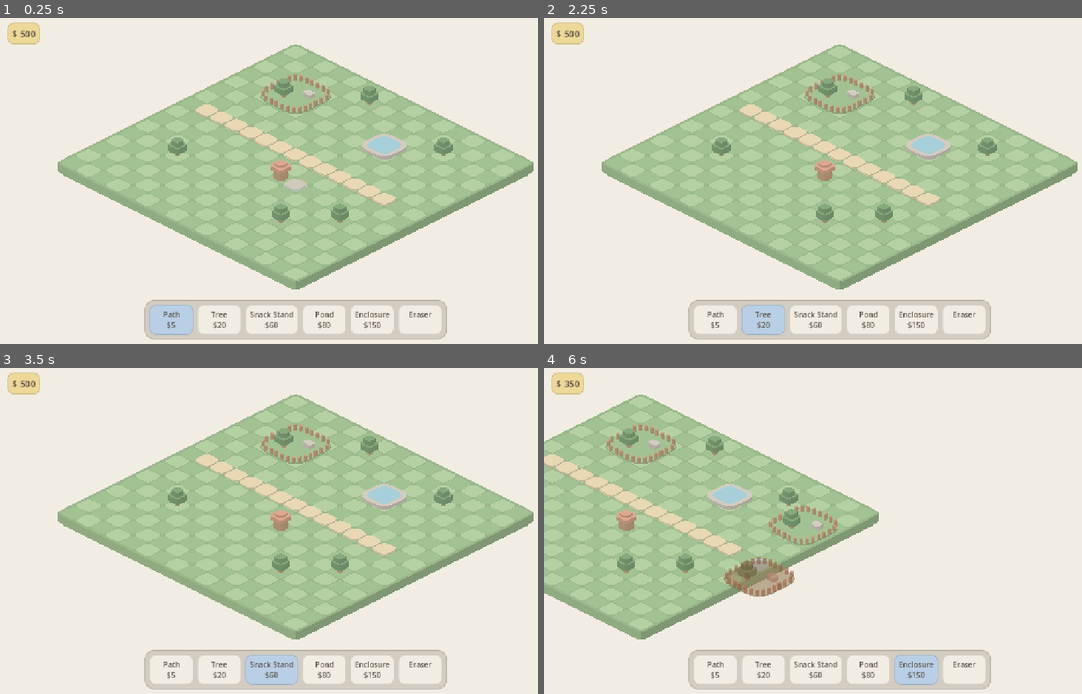
Above: before the commit, frames 1-4 (two rows, left to right).
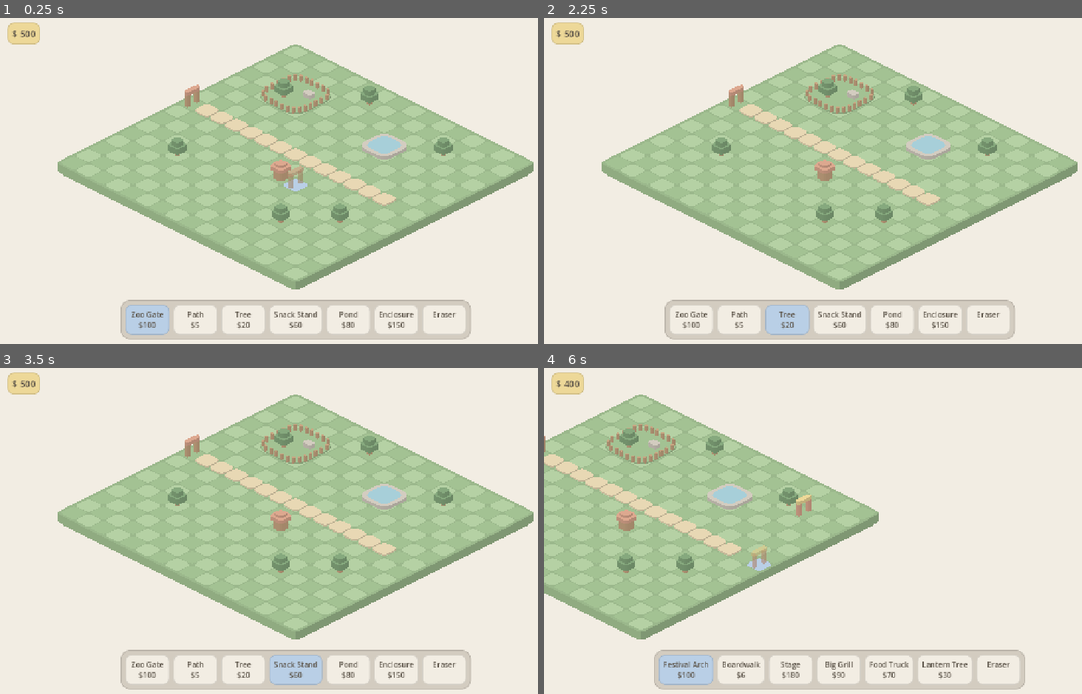
Above: after the commit, the same moments.

Repository: MKrabs/pocket-parks
Game: Godot game, scene res://main.tscn
The game is run twice, just before and just after one commit, with the same random seed, the same clock (stepped at 60 frames per second) and the same inputs.
Inputs (mouse positions are in pixels of both pictures, inside the frame that each line leads up to):
- Up to frame 1 (0.25 s): no input
- Up to frame 2 (2.25 s): click "Path $5" at 0.5 s; click (689, 321) at 1.25 s, where only the run after the commit has a clickable "Zoo Gate $100"; click "Tree $20" at 2 s
- Up to frame 3 (3.5 s): click "Snack Stand $60" at 2.75 s
- Up to frame 4 (6 s): click "Pond $80" at 3.5 s; click "Enclosure $150" at 4.25 s; tap Enter at 5 s; move the mouse to (969, 514) at 5.02 s; hold D 5.03-5.75 s; tap T at 5.1 s; click (969, 514) at 5.17 s; drag from (721, 547) to (807, 596) at 5.77 s

The runs differ from the first frame. In frame 1, 3.2% of the frame differs, in the area x 22-88%, y 20-99%; in frame 2, 3.0%; in frame 3, 3.0%; in frame 4, 5.3%, in the area x 0-90%, y 3-99%.

Commit message:
P1: themes as data: building roles, zoo + festival packs, T toggles theme
Co-Authored-By: Claude Opus 5.5 <noreply@anthropic.com>

Diff:
--- a/main.gd
+++ b/main.gd
@@ -2,15 +2,25 @@
 # Entry point. Build child nodes in code here; keep main.tscn as the only scene file.
 
 const SEED := [
-	["enclosure", Vector2i(2, 2)], ["pond", Vector2i(9, 3)], ["snack_stand", Vector2i(8, 9)],
+	["zoo_gate", Vector2i(0, 7)], ["enclosure", Vector2i(2, 2)], ["pond", Vector2i(9, 3)], ["snack_stand", Vector2i(8, 9)],
 	["tree", Vector2i(12, 2)], ["tree", Vector2i(13, 10)], ["tree", Vector2i(3, 11)],
 	["tree", Vector2i(11, 12)], ["tree", Vector2i(6, 1)],
 ]
+
+var bar := BuildBar.new()
+
+## T swaps the active theme; the build bar follows, placed buildings stay.
+func _unhandled_key_input(event: InputEvent) -> void:
+	var k := event as InputEventKey
+	if k.pressed and not k.echo and k.physical_keycode == KEY_T:
+		Buildings.use("festival" if Buildings.active == "zoo" else "zoo")
+		bar.fill()
 
 func _ready() -> void:
 	var grid := GridView.new()
 	add_child(grid)
 	var zoo := ZooView.new()
+	zoo.map.money = 1 << 30  # seed without running out
 	for s in SEED:
 		zoo.map.place(s[0], s[1])
 	for x in range(1, 14):
@@ -20,7 +30,6 @@
 	grid.cell_hovered.connect(zoo.on_hover)
 	grid.cell_clicked.connect(zoo.on_click)
 
-	var bar := BuildBar.new()
 	bar.picked.connect(zoo.select)
 	zoo.money_changed.connect(bar.set_money)
 	add_child(bar)
--- a/scripts/build_bar.gd
+++ b/scripts/build_bar.gd
@@ -7,6 +7,7 @@
 const RADIUS := 14
 
 var money_label := Label.new()
+var row := HBoxContainer.new()
 
 static func box(c: Color, radius: int = RADIUS) -> StyleBoxFlat:
 	var s := StyleBoxFlat.new()
@@ -29,18 +30,26 @@
 
 	var bar := PanelContainer.new()
 	bar.add_theme_stylebox_override("panel", box(Palette.STONE, 20))
-	var row := HBoxContainer.new()
 	row.add_theme_constant_override("separation", 8)
 	bar.add_child(row)
+	add_child(bar)
+	bar.grow_horizontal = Control.GROW_DIRECTION_BOTH
+	bar.grow_vertical = Control.GROW_DIRECTION_BEGIN
+	fill()
+
+## (Re)build the buttons for the active theme and select the first one.
+func fill() -> void:
+	for c in row.get_children():
+		row.remove_child(c)
+		c.queue_free()
 	var group := ButtonGroup.new()
-	for id: String in Buildings.CATALOG:
-		var b: Dictionary = Buildings.CATALOG[id]
+	for id: String in Buildings.ids():
+		var b: Dictionary = Buildings.get_def(id)
 		row.add_child(button("%s\n$%d" % [b["name"], b["cost"]], id, group))
 	row.add_child(button("Eraser\n ", "", group))
-	add_child(bar)
+	var bar := row.get_parent() as Control
+	bar.reset_size()
 	bar.set_anchors_and_offsets_preset(Control.PRESET_CENTER_BOTTOM, Control.PRESET_MODE_MINSIZE, 16)
-	bar.grow_horizontal = Control.GROW_DIRECTION_BOTH
-	bar.grow_vertical = Control.GROW_DIRECTION_BEGIN
 	(row.get_child(0) as Button).button_pressed = true
 
 func button(text: String, id: String, group: ButtonGroup) -> Button:
--- a/scripts/building_view.gd
+++ b/scripts/building_view.gd
@@ -8,7 +8,7 @@
 	id = building_id
 
 func _draw() -> void:
-	var b: Dictionary = Buildings.CATALOG[id]
+	var b: Dictionary = Buildings.get_def(id)
 	var fp: Vector2i = b["footprint"]
 	var mid := Vector2(fp.x - 1, fp.y - 1) * 0.5  # footprint centre in grid coords
 	for p in b["parts"]:
--- a/scripts/buildings.gd
+++ b/scripts/buildings.gd
@@ -1,30 +1,48 @@
 class_name Buildings
-# Sample building catalog. Each entry: name, footprint (tiles), cost, parts.
+# Building lookup over the theme packs (scripts/themes/*.gd). Each entry: name, role, footprint (tiles),
+# cost, parts, plus appeal (attraction, decor), capacity (attraction), price (shop).
 # A part is one extruded squircle block: at/half in tiles (relative to the footprint centre),
 # h = height px, z = lift px, color. Parts are drawn in list order (back to front).
+# Ids are unique across themes, so get_def finds a building from any theme.
 
-static var CATALOG: Dictionary = {
-	"path": {"name": "Path", "footprint": Vector2i(1, 1), "cost": 5,
-		"parts": [part(Vector2.ZERO, Vector2(0.46, 0.46), 3, Palette.SAND)]},
-	"tree": {"name": "Tree", "footprint": Vector2i(1, 1), "cost": 20,
-		"parts": tree(Vector2.ZERO)},
-	"snack_stand": {"name": "Snack Stand", "footprint": Vector2i(1, 1), "cost": 60,
-		"parts": [
-			part(Vector2.ZERO, Vector2(0.3, 0.3), 20, Palette.WOOD),
-			part(Vector2.ZERO, Vector2(0.42, 0.42), 7, Palette.CLAY, 20),
-			part(Vector2.ZERO, Vector2(0.24, 0.24), 5, Palette.CLAY, 27),
-		]},
-	"pond": {"name": "Pond", "footprint": Vector2i(2, 2), "cost": 80,
-		"parts": [
-			part(Vector2.ZERO, Vector2(0.92, 0.92), 7, Palette.STONE),
-			part(Vector2.ZERO, Vector2(0.7, 0.7), 0, Palette.WATER, 7),
-		]},
-	"enclosure": {"name": "Enclosure", "footprint": Vector2i(3, 3), "cost": 150,
-		"parts": enclosure()},
-}
+const ROLES := ["entrance", "path", "attraction", "shop", "decor"]
+
+static var active := "zoo"
+static var _themes: Dictionary = {}  # theme id -> {building id -> def}, filled on first use
+
+static func themes() -> Dictionary:
+	if _themes.is_empty():
+		_themes = {"zoo": ZooTheme.catalog(), "festival": FestivalTheme.catalog()}
+	return _themes
+
+static func use(theme_id: String) -> void:
+	assert(themes().has(theme_id), "unknown theme " + theme_id)
+	active = theme_id
+
+## Definition for any building id, searching every theme. {} if unknown.
+static func get_def(id: String) -> Dictionary:
+	for t: Dictionary in themes().values():
+		if t.has(id):
+			return t[id]
+	return {}
+
+## Building ids of the active theme, in catalog order.
+static func ids() -> Array:
+	return themes()[active].keys()
+
+static func ids_with_role(role: String) -> Array:
+	return ids().filter(func(id: String) -> bool: return themes()[active][id]["role"] == role)
 
 static func part(at: Vector2, half: Vector2, h: float, color: Color, z := 0.0) -> Dictionary:
 	return {"at": at, "half": half, "h": h, "z": z, "color": color}
+
+## Entrance arch on a 1x1 tile: two posts along y and a top beam, so a path along x runs through it.
+static func arch(post: Color, top: Color) -> Array:
+	return [
+		part(Vector2(0, -0.32), Vector2(0.1, 0.1), 26, post),
+		part(Vector2(0, 0.32), Vector2(0.1, 0.1), 26, post),
+		part(Vector2.ZERO, Vector2(0.14, 0.46), 7, top, 26),
+	]
 
 static func tree(at: Vector2) -> Array:
 	return [
@@ -32,30 +50,3 @@
 		part(at, Vector2(0.36, 0.36), 12, Palette.MOSS, 12),
 		part(at, Vector2(0.24, 0.24), 10, Palette.MOSS, 24),
 	]
-
-static func enclosure() -> Array:
-	# Fence posts on a squircle ring, plus rock and tree inside, depth-sorted by u+v.
-	var items: Array = []  # [depth, parts]
-	# Sample the ring densely, then drop a post every `gap` of arc length so they don't bunch at corners.
-	var ring := Squircle.points(Vector2.ZERO, Vector2(1.32, 1.32), 4.0, 2000)
-	var seg := PackedFloat32Array()
-	var total := 0.0
-	for i in ring.size():
-		seg.append(IsoGrid.project(ring[i]).distance_to(IsoGrid.project(ring[i - 1])))
-		total += seg[i]
-	var gap := total / roundf(total / 13.0)  # ~13 screen px between posts, evenly divided
-	var walked := gap
-	for i in ring.size():
-		walked += seg[i]
-		if walked >= gap:
-			walked -= gap
-			var p := ring[i]
-			items.append([p.x + p.y, [part(p, Vector2(0.07, 0.07), 12, Palette.WOOD)]])
-	var rock := Vector2(0.45, -0.45)
-	items.append([0.0, [part(rock, Vector2(0.26, 0.2), 9, Palette.STONE)]])
-	items.append([0.01, tree(Vector2(-0.4, 0.4))])
-	items.sort_custom(func(a: Array, b: Array) -> bool: return a[0] < b[0])
-	var out: Array = [part(Vector2.ZERO, Vector2(1.42, 1.42), 3, Palette.GRASS_DARK)]
-	for it in items:
-		out.append_array(it[1])
-	return out
--- /dev/null
+++ b/scripts/themes/festival.gd
@@ -0,0 +1,43 @@
+class_name FestivalTheme
+# Food festival theme pack: tiny, only here to prove themes swap.
+
+static func catalog() -> Dictionary:
+	return {
+		"fest_arch": {"name": "Festival Arch", "role": "entrance", "footprint": Vector2i(1, 1), "cost": 100,
+			"parts": Buildings.arch(Palette.CLAY, Palette.BUTTER)},
+		"fest_boardwalk": {"name": "Boardwalk", "role": "path", "footprint": Vector2i(1, 1), "cost": 6,
+			"parts": [
+				Buildings.part(Vector2(0, -0.3), Vector2(0.46, 0.13), 3, Palette.WOOD),
+				Buildings.part(Vector2(0, 0), Vector2(0.46, 0.13), 3, Palette.WOOD),
+				Buildings.part(Vector2(0, 0.3), Vector2(0.46, 0.13), 3, Palette.WOOD),
+			]},
+		"fest_stage": {"name": "Stage", "role": "attraction", "appeal": 12, "capacity": 12, "footprint": Vector2i(3, 2), "cost": 180,
+			"parts": [
+				Buildings.part(Vector2.ZERO, Vector2(1.4, 0.9), 8, Palette.WOOD),
+				Buildings.part(Vector2(0, -0.72), Vector2(1.3, 0.12), 26, Palette.CLAY, 8),
+				Buildings.part(Vector2(0, -0.72), Vector2(1.36, 0.16), 5, Palette.BUTTER, 34),
+				Buildings.part(Vector2(-1.05, 0.55), Vector2(0.18, 0.18), 14, Palette.STONE, 8),
+				Buildings.part(Vector2(1.05, 0.55), Vector2(0.18, 0.18), 14, Palette.STONE, 8),
+			]},
+		"fest_grill": {"name": "Big Grill", "role": "attraction", "appeal": 6, "capacity": 6, "footprint": Vector2i(2, 2), "cost": 90,
+			"parts": [
+				Buildings.part(Vector2.ZERO, Vector2(0.92, 0.92), 3, Palette.SAND),
+				Buildings.part(Vector2(-0.35, -0.35), Vector2(0.1, 0.1), 30, Palette.STONE),
+				Buildings.part(Vector2(0.05, 0.05), Vector2(0.5, 0.5), 14, Palette.STONE, 3),
+				Buildings.part(Vector2(0.05, 0.05), Vector2(0.56, 0.56), 4, Palette.CORAL, 17),
+				Buildings.part(Vector2(0.75, -0.55), Vector2(0.14, 0.3), 6, Palette.WOOD, 3),
+				Buildings.part(Vector2(-0.55, 0.75), Vector2(0.3, 0.14), 6, Palette.WOOD, 3),
+			]},
+		"fest_truck": {"name": "Food Truck", "role": "shop", "price": 6, "footprint": Vector2i(1, 1), "cost": 70,
+			"parts": [
+				Buildings.part(Vector2.ZERO, Vector2(0.34, 0.42), 18, Palette.SKY, 3),
+				Buildings.part(Vector2.ZERO, Vector2(0.38, 0.46), 3, Palette.CLAY, 21),
+				Buildings.part(Vector2(0.36, 0), Vector2(0.06, 0.3), 3, Palette.BUTTER, 12),
+			]},
+		"fest_lantern": {"name": "Lantern Tree", "role": "decor", "appeal": 3, "footprint": Vector2i(1, 1), "cost": 30,
+			"parts": Buildings.tree(Vector2.ZERO) + [
+				Buildings.part(Vector2(0.34, -0.1), Vector2(0.07, 0.07), 6, Palette.BUTTER, 8),
+				Buildings.part(Vector2(-0.1, 0.34), Vector2(0.07, 0.07), 6, Palette.BUTTER, 8),
+				Buildings.part(Vector2(0.26, 0.26), Vector2(0.07, 0.07), 6, Palette.BUTTER, 18),
+			]},
+	}
--- /dev/null
+++ b/scripts/themes/zoo.gd
@@ -0,0 +1,53 @@
+class_name ZooTheme
+# Zoo theme pack: the first theme.
+
+static func catalog() -> Dictionary:
+	var B := Buildings  # short alias for the part helpers
+	return {
+		"zoo_gate": {"name": "Zoo Gate", "role": "entrance", "footprint": Vector2i(1, 1), "cost": 100,
+			"parts": B.arch(Palette.WOOD, Palette.CLAY)},
+		"path": {"name": "Path", "role": "path", "footprint": Vector2i(1, 1), "cost": 5,
+			"parts": [B.part(Vector2.ZERO, Vector2(0.46, 0.46), 3, Palette.SAND)]},
+		"tree": {"name": "Tree", "role": "decor", "appeal": 2, "footprint": Vector2i(1, 1), "cost": 20,
+			"parts": B.tree(Vector2.ZERO)},
+		"snack_stand": {"name": "Snack Stand", "role": "shop", "price": 5, "footprint": Vector2i(1, 1), "cost": 60,
+			"parts": [
+				B.part(Vector2.ZERO, Vector2(0.3, 0.3), 20, Palette.WOOD),
+				B.part(Vector2.ZERO, Vector2(0.42, 0.42), 7, Palette.CLAY, 20),
+				B.part(Vector2.ZERO, Vector2(0.24, 0.24), 5, Palette.CLAY, 27),
+			]},
+		"pond": {"name": "Pond", "role": "attraction", "appeal": 5, "capacity": 6, "footprint": Vector2i(2, 2), "cost": 80,
+			"parts": [
+				B.part(Vector2.ZERO, Vector2(0.92, 0.92), 7, Palette.STONE),
+				B.part(Vector2.ZERO, Vector2(0.7, 0.7), 0, Palette.WATER, 7),
+			]},
+		"enclosure": {"name": "Enclosure", "role": "attraction", "appeal": 10, "capacity": 10, "footprint": Vector2i(3, 3), "cost": 150,
+			"parts": enclosure()},
+	}
+
+static func enclosure() -> Array:
+	# Fence posts on a squircle ring, plus rock and tree inside, depth-sorted by u+v.
+	var items: Array = []  # [depth, parts]
+	# Sample the ring densely, then drop a post every `gap` of arc length so they don't bunch at corners.
+	var ring := Squircle.points(Vector2.ZERO, Vector2(1.32, 1.32), 4.0, 2000)
+	var seg := PackedFloat32Array()
+	var total := 0.0
+	for i in ring.size():
+		seg.append(IsoGrid.project(ring[i]).distance_to(IsoGrid.project(ring[i - 1])))
+		total += seg[i]
+	var gap := total / roundf(total / 13.0)  # ~13 screen px between posts, evenly divided
+	var walked := gap
+	for i in ring.size():
+		walked += seg[i]
+		if walked >= gap:
+			walked -= gap
+			var p := ring[i]
+			items.append([p.x + p.y, [Buildings.part(p, Vector2(0.07, 0.07), 12, Palette.WOOD)]])
+	var rock := Vector2(0.45, -0.45)
+	items.append([0.0, [Buildings.part(rock, Vector2(0.26, 0.2), 9, Palette.STONE)]])
+	items.append([0.01, Buildings.tree(Vector2(-0.4, 0.4))])
+	items.sort_custom(func(a: Array, b: Array) -> bool: return a[0] < b[0])
+	var out: Array = [Buildings.part(Vector2.ZERO, Vector2(1.42, 1.42), 3, Palette.GRASS_DARK)]
+	for it in items:
+		out.append_array(it[1])
+	return out
--- a/scripts/zoo_map.gd
+++ b/scripts/zoo_map.gd
@@ -9,7 +9,7 @@
 var occupied: Dictionary = {}   # every covered cell -> origin cell
 
 static func footprint(id: String, origin: Vector2i) -> Array[Vector2i]:
-	var fp: Vector2i = Buildings.CATALOG[id]["footprint"]
+	var fp: Vector2i = Buildings.get_def(id)["footprint"]
 	var out: Array[Vector2i] = []
 	for x in fp.x:
 		for y in fp.y:
@@ -23,12 +23,12 @@
 	return true
 
 func can_place(id: String, cell: Vector2i) -> bool:
-	return fits(id, cell) and money >= Buildings.CATALOG[id]["cost"]
+	return fits(id, cell) and money >= Buildings.get_def(id)["cost"]
 
 func place(id: String, cell: Vector2i) -> bool:
 	if not can_place(id, cell):
 		return false
-	money -= Buildings.CATALOG[id]["cost"]
+	money -= Buildings.get_def(id)["cost"]
 	buildings[cell] = id
 	for c in footprint(id, cell):
 		occupied[c] = cell
@@ -43,10 +43,10 @@
 	for c in footprint(id, origin):
 		occupied.erase(c)
 	buildings.erase(origin)
-	money += Buildings.CATALOG[id]["cost"] / 2
+	money += Buildings.get_def(id)["cost"] / 2
 	return true
 
 ## Draw order key: x+y of the footprint's front (largest) corner.
 static func depth(id: String, origin: Vector2i) -> int:
-	var fp: Vector2i = Buildings.CATALOG[id]["footprint"]
+	var fp: Vector2i = Buildings.get_def(id)["footprint"]
 	return origin.x + origin.y + fp.x + fp.y - 2
--- a/tests/show_buildings.gd
+++ b/tests/show_buildings.gd
@@ -1,15 +1,20 @@
 extends SceneTree
-# Showcase: all catalog buildings on cream. ./gd shot shots/Z2.png 1 res://tests/show_buildings.gd
+# Showcase: all buildings of one theme on cream. ./gd shot shots/zoo.png 1 res://tests/show_buildings.gd
+# (show_festival.gd overrides theme()).
+
+func theme() -> String:
+	return "zoo"
 
 func _init() -> void:
 	RenderingServer.set_default_clear_color(Palette.CREAM)
+	Buildings.use(theme())
 	var stage := Node2D.new()
-	stage.scale = Vector2(2, 2)  # 2x so the shapes are easy to judge
+	stage.scale = Vector2(1.6, 1.6)  # enlarged so the shapes are easy to judge
 	root.add_child.call_deferred(stage)
-	var x := 40.0
-	for id in Buildings.CATALOG:
+	var x := 30.0
+	for id: String in Buildings.ids():
 		var v := BuildingView.new(id)
-		var fp: Vector2i = Buildings.CATALOG[id]["footprint"]
-		v.position = Vector2(x, 180 - (fp.y - 1) * 16)
+		var fp: Vector2i = Buildings.get_def(id)["footprint"]
+		v.position = Vector2(x, 220 - (fp.y - 1) * 16)
 		stage.add_child(v)
-		x += 30 + fp.x * 64
+		x += 20 + fp.x * 64
--- /dev/null
+++ b/tests/show_festival.gd
@@ -0,0 +1,5 @@
+extends "res://tests/show_buildings.gd"
+# Showcase: all festival buildings. ./gd shot shots/P1-festival.png 1 res://tests/show_festival.gd
+
+func theme() -> String:
+	return "festival"
--- a/tests/test_squircle.gd
+++ b/tests/test_squircle.gd
@@ -24,8 +24,8 @@
 	var d := Squircle.points(Vector2.ZERO, Vector2.ONE, 4.0, 8)[1]
 	ok(d.x > cos(PI / 4) + 0.05, "n=4 is squarer than a circle")
 	ok(Squircle.iso_points(Vector2.ZERO, Vector2.ONE, 4.0, 4)[0].is_equal_approx(Vector2(32, 16)), "iso 2:1 projection")
-	ok(Buildings.CATALOG.size() == 5, "5 buildings")
-	for id in Buildings.CATALOG:
-		var b: Dictionary = Buildings.CATALOG[id]
+	ok(Buildings.ids().size() == 6, "6 zoo buildings")
+	for id in Buildings.ids():
+		var b: Dictionary = Buildings.get_def(id)
 		ok(b["cost"] > 0 and b["footprint"].x > 0 and b["footprint"].y > 0, "cost/footprint: " + id)
 	done()
--- /dev/null
+++ b/tests/test_themes.gd
@@ -0,0 +1,39 @@
+extends SceneTree
+var failed := false
+func ok(cond: bool, msg: String) -> void:
+	if not cond:
+		failed = true
+		printerr("FAIL: ", msg)
+func done() -> void:
+	quit(1 if failed else 0)
+
+func _init() -> void:
+	var seen := {}
+	for theme: String in Buildings.themes():
+		Buildings.use(theme)
+		ok(Buildings.ids_with_role("entrance").size() == 1, theme + ": exactly one entrance")
+		for role: String in Buildings.ROLES:
+			ok(Buildings.ids_with_role(role).size() >= 1, theme + ": has a " + role)
+		for id: String in Buildings.ids():
+			ok(not seen.has(id), "id unique across themes: " + id)
+			seen[id] = true
+			var b: Dictionary = Buildings.get_def(id)
+			ok(b["role"] in Buildings.ROLES, "known role: " + id)
+			if b["role"] in ["attraction", "decor"]:
+				ok(b.get("appeal", 0) > 0, "appeal: " + id)
+			if b["role"] == "attraction":
+				ok(b.get("capacity", 0) > 0, "capacity: " + id)
+			if b["role"] == "shop":
+				ok(b.get("price", 0) > 0, "price: " + id)
+	Buildings.use("zoo")
+	ok(Buildings.get_def("fest_stage")["name"] == "Stage", "get_def finds other theme's id")
+	ok(not Buildings.ids().has("fest_stage"), "ids() is the active theme only")
+	ok(Buildings.get_def("nope").is_empty(), "unknown id -> {}")
+	# placed buildings survive a theme swap
+	var map := ZooMap.new()
+	ok(map.place("zoo_gate", Vector2i(0, 0)), "place zoo gate")
+	Buildings.use("festival")
+	ok(map.place("fest_stage", Vector2i(4, 4)), "place stage after swap")
+	ok(map.remove_at(Vector2i(0, 0)), "remove zoo gate while festival active")
+	Buildings.use("zoo")
+	done()
Not shown, added: scripts/themes/festival.gd.uid
Not shown, added: scripts/themes/zoo.gd.uid
Not shown, added: tests/show_festival.gd.uid
Not shown, added: tests/test_themes.gd.uid
